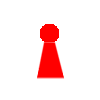
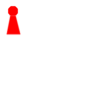
Layers edited between the first and the second 100×100 image:
painted on "Background" over left=6, top=5, right=65, bottom=79
